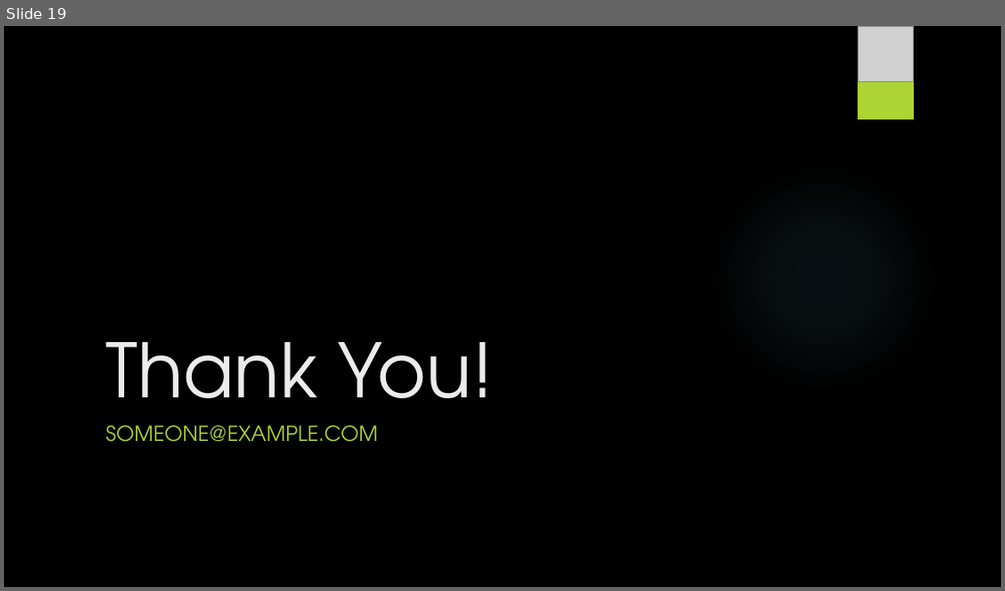
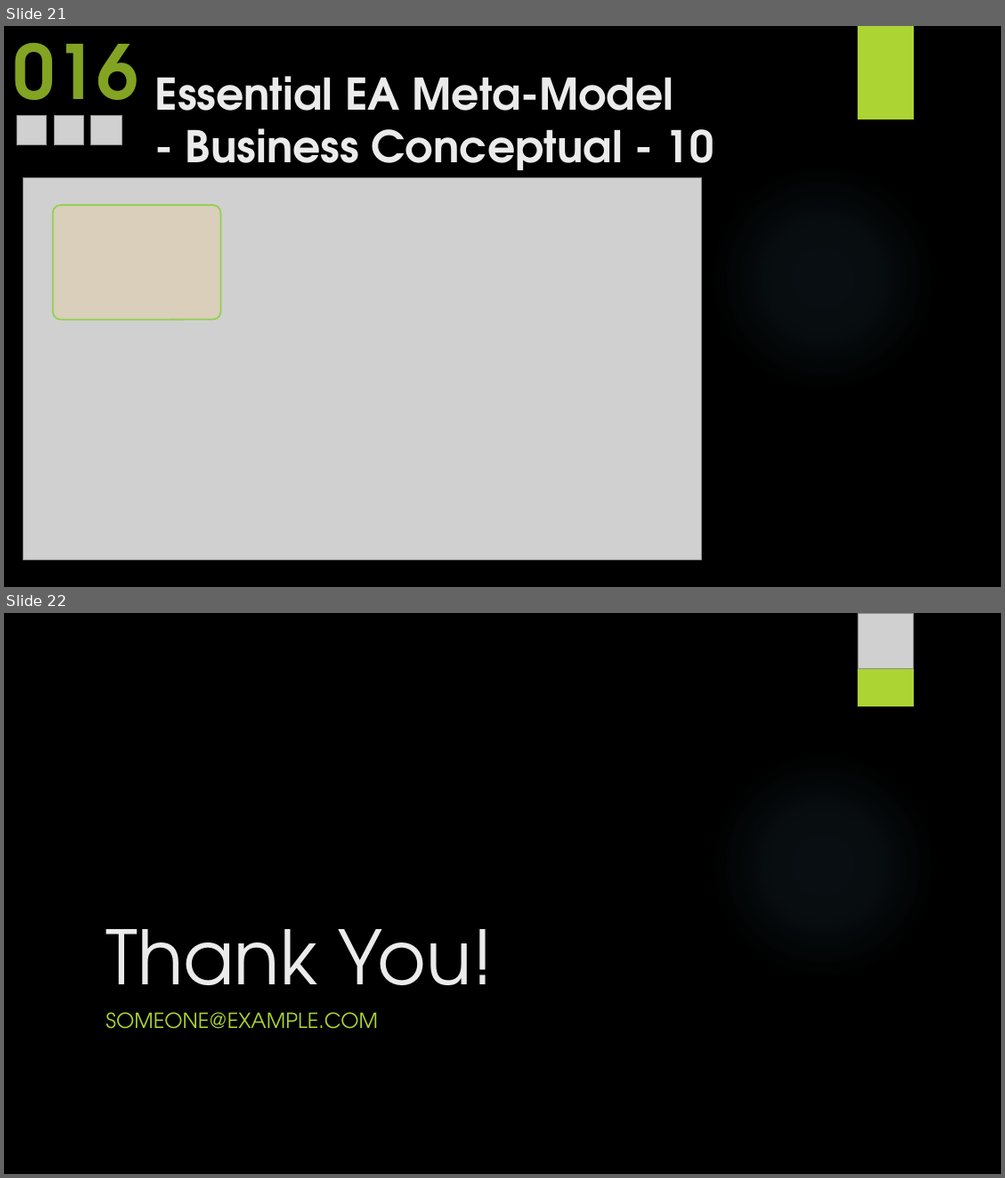
Before and after one commit to yasenstar/EA_MetaModel, a slide deck: Master_EAS_Meta-Model.pptx. Shown one above the other, each under a label of ours: slide 19 before the commit, slides 21 and 22 after it. The pictures are 1005x591 and 1005x1178 pixels, drawn with LibreOffice and Linux fonts; fonts in the diff are those of the drawing; grey boxes stand for pictures; background and template pictures are left out. Boxes give left, top, right and bottom in pixels: in the first picture for what was removed or moved away, otherwise in the second. Text is boxed around its words. In the diff, an @@ line names an element or a change of style, - is before the commit and + after.

```diff
--- a/Master_EAS_Meta-Model.pptx
+++ b/Master_EAS_Meta-Model.pptx
@@ slide 21 added at <box>4,26,1001,587</box>, background picture (left out); not listed: 1 template element that a slide beside it also shows @@
@@ text added at <box>13,43,138,130</box>, 72 pt, text #83A322, bold @@
+016
@@ rectangle added at <box>858,26,914,119</box>, fill #ACD433 @@
@@ title added at <box>155,76,714,181</box>, 42 pt, text #EBEBEB, bold @@
+Essential EA Meta-Model
+- Business Conceptual - 10
@@ picture added at <box>16,116,47,145</box> @@
@@ picture added at <box>54,116,84,145</box> @@
@@ picture added at <box>91,116,122,145</box> @@
@@ picture added at <box>24,178,702,560</box> @@
@@ rounded rectangle added at <box>53,205,221,319</box>, fill #FFCC66 at 20% opacity, outline #92D050 1.5 pt @@
@@ what was slide 19 is now slide 22 @@
```
Also in this commit, not shown: 2 slides changed, 2 other slides added, 20 other files.
